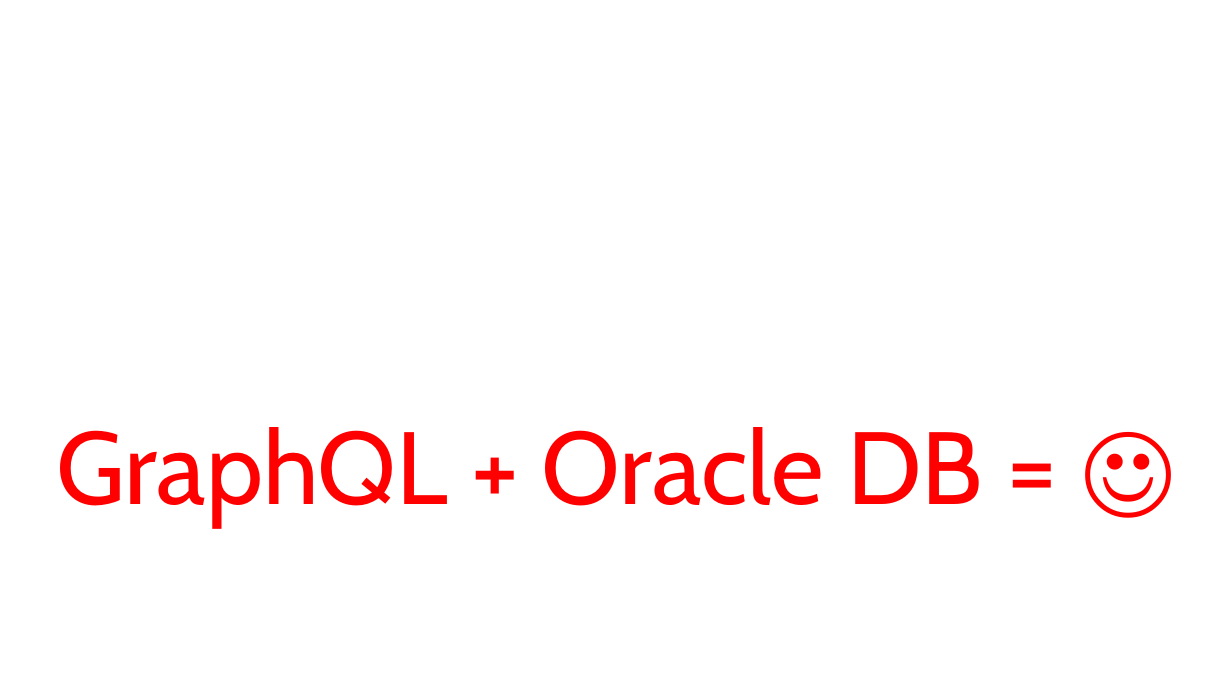
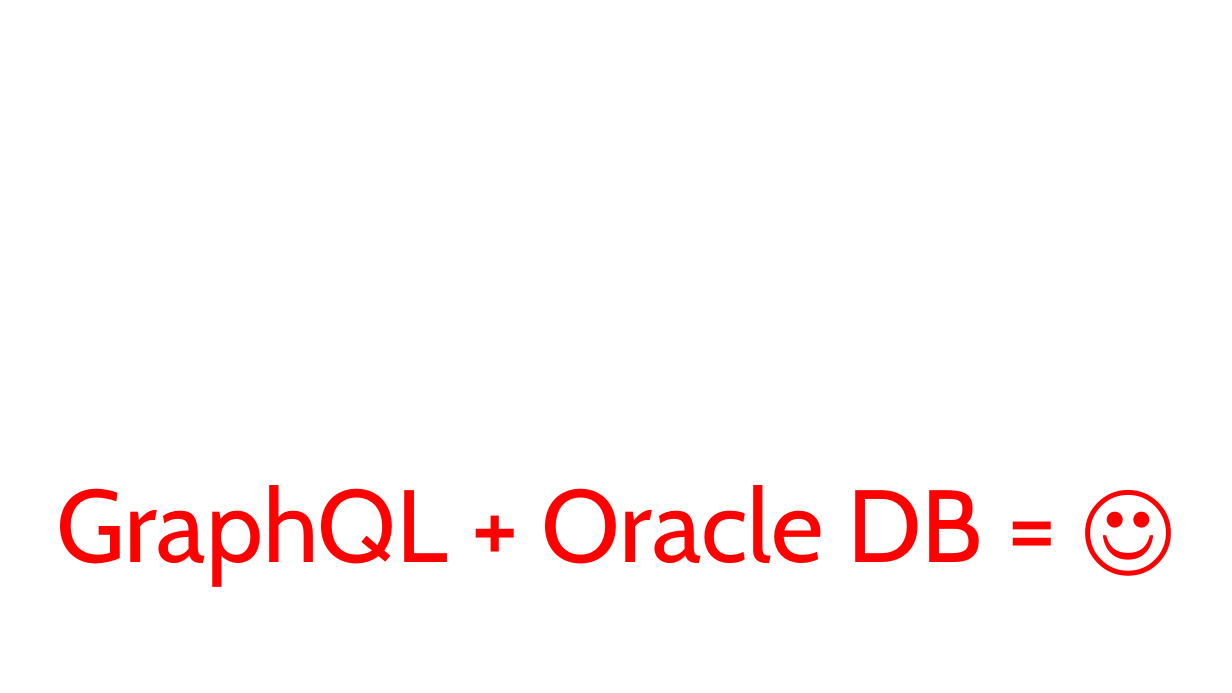
Before and after one commit to sblack4/oracledb-graphql-demo, a slide deck: slide 1 of docs/figures.pptx. Drawn at 1232x693 pixels with LibreOffice and Linux fonts; fonts in the diff are those of the drawing. Boxes give left, top, right and bottom in pixels: in the first picture for what was removed or moved away, otherwise in the second. Text is boxed around its words. In the diff, an @@ line names an element or a change of style, - is before the commit and + after.

```diff
--- a/docs/figures.pptx
+++ b/docs/figures.pptx
@@ title "GraphQL + Oracle DB = ...": place and size @@
-title "GraphQL + Oracle DB = ..." at <box>56,427,983,527</box>
+title "GraphQL + Oracle DB = ..." at <box>56,485,983,585</box>
```
Also in this commit, not shown: 19 other files.
